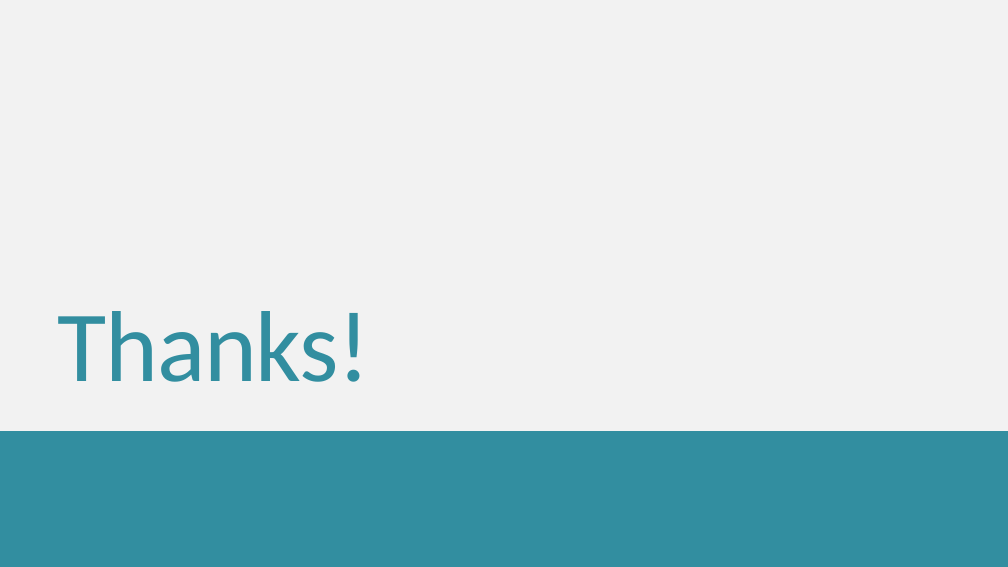
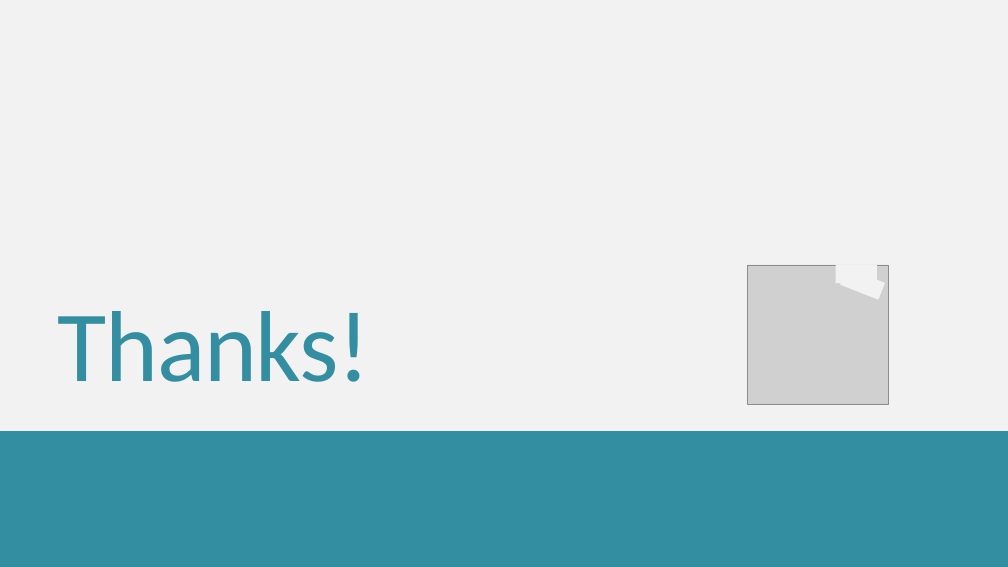
Before and after one commit to XiminHu/mass-suite, a slide deck: slide 22 of doc/20210326 ACS presentation.pptx (slide 29 before the commit). Drawn at 1008x567 pixels with LibreOffice and Linux fonts; fonts in the diff are those of the drawing; grey boxes stand for pictures. Boxes give left, top, right and bottom in pixels: in the first picture for what was removed or moved away, otherwise in the second. Text is boxed around its words. In the diff, an @@ line names an element or a change of style, - is before the commit and + after.

```diff
--- a/doc/20210326 ACS presentation.pptx
+++ b/doc/20210326 ACS presentation.pptx
@@ picture added at box(748, 265, 889, 405) @@
@@ rectangle added at box(836, 265, 876, 283), fill #F2F2F2 @@
@@ rectangle added at box(840, 268, 885, 299), fill #F2F2F2 @@
```
Also in this commit, not shown: 7 other slides changed, 11 slides added, 18 slides removed, 9 other files.
